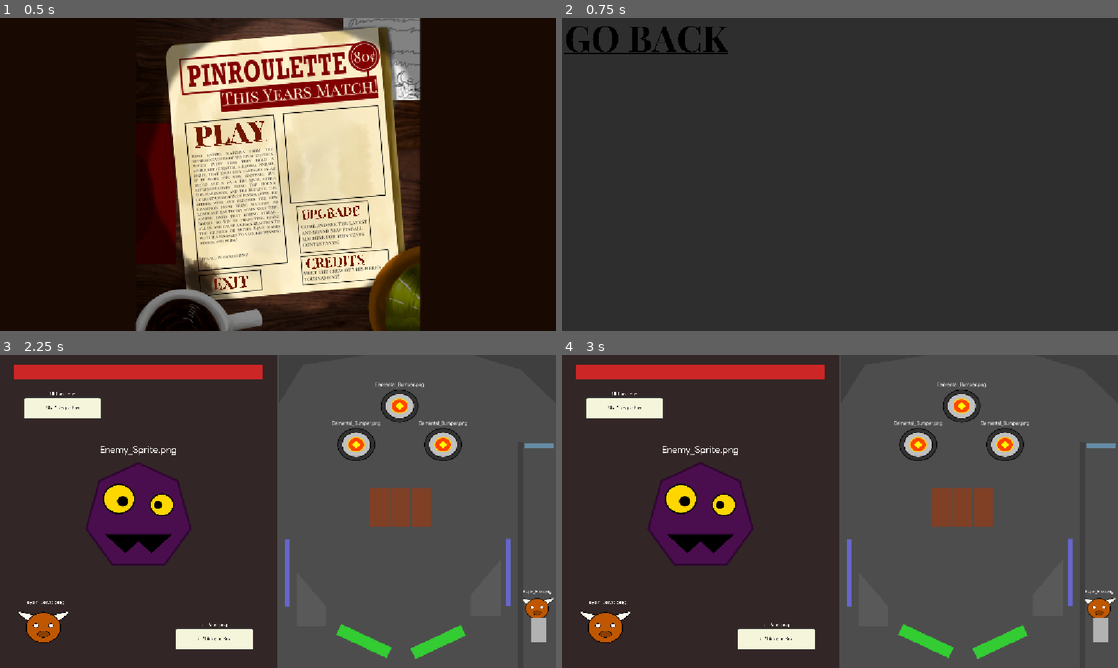
Above: before the commit, frames 1-4 (two rows, left to right).
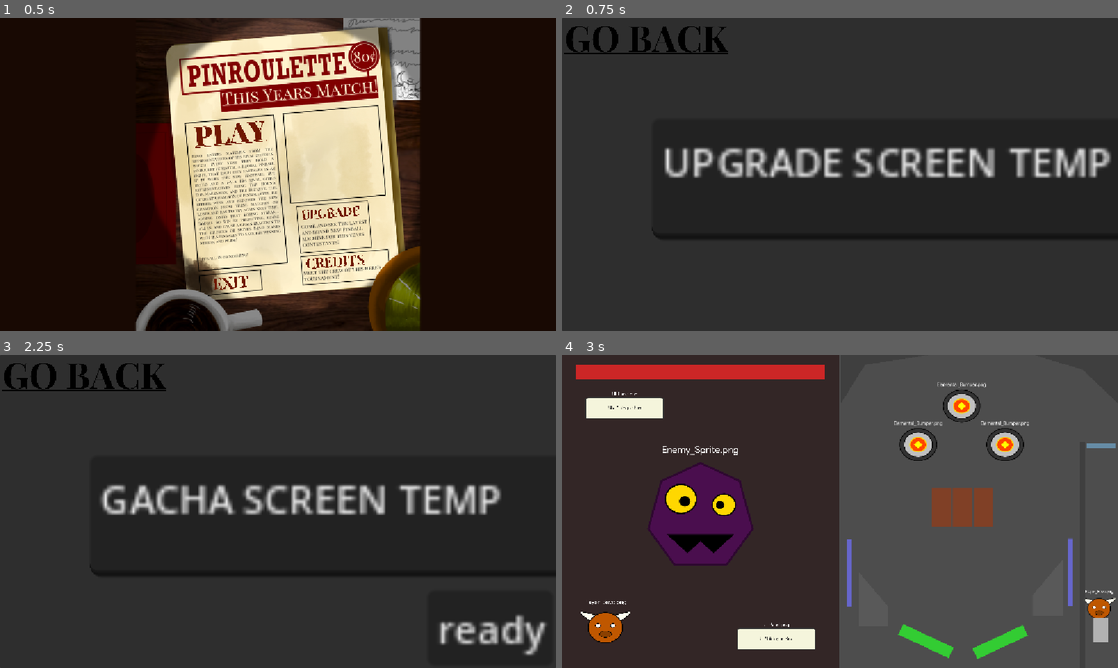
Above: after the commit, the same moments.

Repository: thaoho404/TXGameJam2026-Team36
Game: Godot game, scene res://scenes/ui/Main.tscn
Same seed, same stepped clock (60 frames per second), same inputs: the game is played once before the commit and once after it.
Inputs (mouse positions are in pixels of both pictures, inside the frame that each line leads up to):
- Up to frame 1 (0.5 s): no input
- Up to frame 2 (0.75 s): click (890, 212) at 0.5 s
- Up to frame 3 (2.25 s): click (83, 376) at 1.25 s; click (227, 473) at 2 s
- Up to frame 4 (3 s): click (1051, 627) at 2.75 s, where only the run after the commit has a clickable "ready"

Frame 1 is identical in both runs. In frame 2, 5.1% of the frame differs, in the area x 16-100%, y 41-71%; in frame 3, 58%, in the area x 0-100%, y 0-100%; in frame 4, nothing differs.

Commit message:
added gacha screen menu

Diff:
--- a/scenes/ui/Main.tscn
+++ b/scenes/ui/Main.tscn
@@ -56,7 +56,6 @@
 grow_vertical = 2
 
 [node name="UpgradeMenu" type="Control" parent="MainMenu" unique_id=1047664814]
-visible = false
 layout_mode = 1
 anchors_preset = 15
 anchor_right = 1.0
@@ -79,7 +78,23 @@
 scale = Vector2(0.3, 0.3)
 texture_normal = SubResource("AtlasTexture_ft73y")
 
-[node name="CreditMenu" type="Control" parent="MainMenu" unique_id=1891105193]
+[node name="TempText" type="TextEdit" parent="MainMenu/UpgradeMenu/Panel" unique_id=42912294]
+layout_mode = 1
+anchors_preset = 8
+anchor_left = 0.5
+anchor_top = 0.5
+anchor_right = 0.5
+anchor_bottom = 0.5
+offset_left = -389.0
+offset_top = -115.0
+offset_right = 111.0
+offset_bottom = -65.0
+grow_horizontal = 2
+grow_vertical = 2
+scale = Vector2(5, 5)
+text = "UPGRADE SCREEN TEMP"
+
+[node name="GachaMenu" type="Control" parent="MainMenu" unique_id=485860850]
 visible = false
 layout_mode = 1
 anchors_preset = 15
@@ -88,20 +103,92 @@
 grow_horizontal = 2
 grow_vertical = 2
 
-[node name="Panel" type="Panel" parent="MainMenu/CreditMenu" unique_id=1269088095]
-layout_mode = 1
-anchors_preset = 15
-anchor_right = 1.0
-anchor_bottom = 1.0
-grow_horizontal = 2
-grow_vertical = 2
-
-[node name="BackButton" type="TextureButton" parent="MainMenu/CreditMenu/Panel" unique_id=2065268987]
+[node name="Panel" type="Panel" parent="MainMenu/GachaMenu" unique_id=743725383]
+layout_mode = 1
+anchors_preset = 15
+anchor_right = 1.0
+anchor_bottom = 1.0
+grow_horizontal = 2
+grow_vertical = 2
+
+[node name="BackButton" type="TextureButton" parent="MainMenu/GachaMenu/Panel" unique_id=1856255627]
 layout_mode = 0
 offset_right = 40.0
 offset_bottom = 40.0
 scale = Vector2(0.3, 0.3)
 texture_normal = SubResource("AtlasTexture_ft73y")
+
+[node name="ReadyButton" type="Button" parent="MainMenu/GachaMenu/Panel" unique_id=212980133]
+layout_mode = 1
+anchors_preset = 3
+anchor_left = 1.0
+anchor_top = 1.0
+anchor_right = 1.0
+anchor_bottom = 1.0
+offset_left = -266.0
+offset_top = -160.0
+offset_right = -214.0
+offset_bottom = -129.0
+grow_horizontal = 0
+grow_vertical = 0
+scale = Vector2(5, 5)
+text = "ready"
+
+[node name="TempText" type="TextEdit" parent="MainMenu/GachaMenu/Panel" unique_id=544850129]
+layout_mode = 1
+anchors_preset = 8
+anchor_left = 0.5
+anchor_top = 0.5
+anchor_right = 0.5
+anchor_bottom = 0.5
+offset_left = -389.0
+offset_top = -115.0
+offset_right = 111.0
+offset_bottom = -65.0
+grow_horizontal = 2
+grow_vertical = 2
+scale = Vector2(5, 5)
+text = "GACHA SCREEN TEMP"
+
+[node name="CreditMenu" type="Control" parent="MainMenu" unique_id=1891105193]
+visible = false
+layout_mode = 1
+anchors_preset = 15
+anchor_right = 1.0
+anchor_bottom = 1.0
+grow_horizontal = 2
+grow_vertical = 2
+
+[node name="Panel" type="Panel" parent="MainMenu/CreditMenu" unique_id=1269088095]
+layout_mode = 1
+anchors_preset = 15
+anchor_right = 1.0
+anchor_bottom = 1.0
+grow_horizontal = 2
+grow_vertical = 2
+
+[node name="BackButton" type="TextureButton" parent="MainMenu/CreditMenu/Panel" unique_id=2065268987]
+layout_mode = 0
+offset_right = 40.0
+offset_bottom = 40.0
+scale = Vector2(0.3, 0.3)
+texture_normal = SubResource("AtlasTexture_ft73y")
+
+[node name="TempText" type="TextEdit" parent="MainMenu/CreditMenu" unique_id=1304893435]
+layout_mode = 1
+anchors_preset = 8
+anchor_left = 0.5
+anchor_top = 0.5
+anchor_right = 0.5
+anchor_bottom = 0.5
+offset_left = -389.0
+offset_top = -115.0
+offset_right = 111.0
+offset_bottom = -65.0
+grow_horizontal = 2
+grow_vertical = 2
+scale = Vector2(5, 5)
+text = "CREDIT SCREEN TEMP"
 
 [node name="GamePlay" type="Control" parent="MainMenu" unique_id=520767378]
 visible = false
@@ -263,6 +350,8 @@
 stretch_mode = 5
 
 [connection signal="pressed" from="MainMenu/UpgradeMenu/Panel/BackButton" to="." method="_on_back_button_pressed"]
+[connection signal="pressed" from="MainMenu/GachaMenu/Panel/BackButton" to="." method="_on_back_button_pressed"]
+[connection signal="pressed" from="MainMenu/GachaMenu/Panel/ReadyButton" to="." method="_on_ready_button_pressed"]
 [connection signal="pressed" from="MainMenu/CreditMenu/Panel/BackButton" to="." method="_on_back_button_pressed"]
 [connection signal="pressed" from="MainMenu/Panel/PlayButton" to="." method="_on_play_button_pressed"]
 [connection signal="pressed" from="MainMenu/Panel/ExitButton" to="." method="_on_exit_button_pressed"]
--- a/scenes/ui/main.gd
+++ b/scenes/ui/main.gd
@@ -2,6 +2,7 @@
 
 @onready var title_screen: Control = $MainMenu/Panel
 @onready var upgrade_screen: Control = $MainMenu/UpgradeMenu
+@onready var gacha_screen: Control = $MainMenu/GachaMenu
 @onready var credit_screen: Control = $MainMenu/CreditMenu
 @onready var game_screen: Control = $MainMenu/GamePlay
 
@@ -11,15 +12,19 @@
 func show_screen(screen: Control) -> void:
 	title_screen.hide()
 	upgrade_screen.hide()
+	gacha_screen.hide()
 	credit_screen.hide()
 	game_screen.hide()
 	screen.show()
 
 func _on_play_button_pressed() -> void:
-	show_screen(game_screen)
+	show_screen(gacha_screen)
 
 func _on_upgrade_button_pressed() -> void:
 	show_screen(upgrade_screen)
+
+func _on_ready_button_pressed() -> void:
+	show_screen(game_screen)
 
 func _on_credits_button_pressed() -> void:
 	show_screen(credit_screen)
